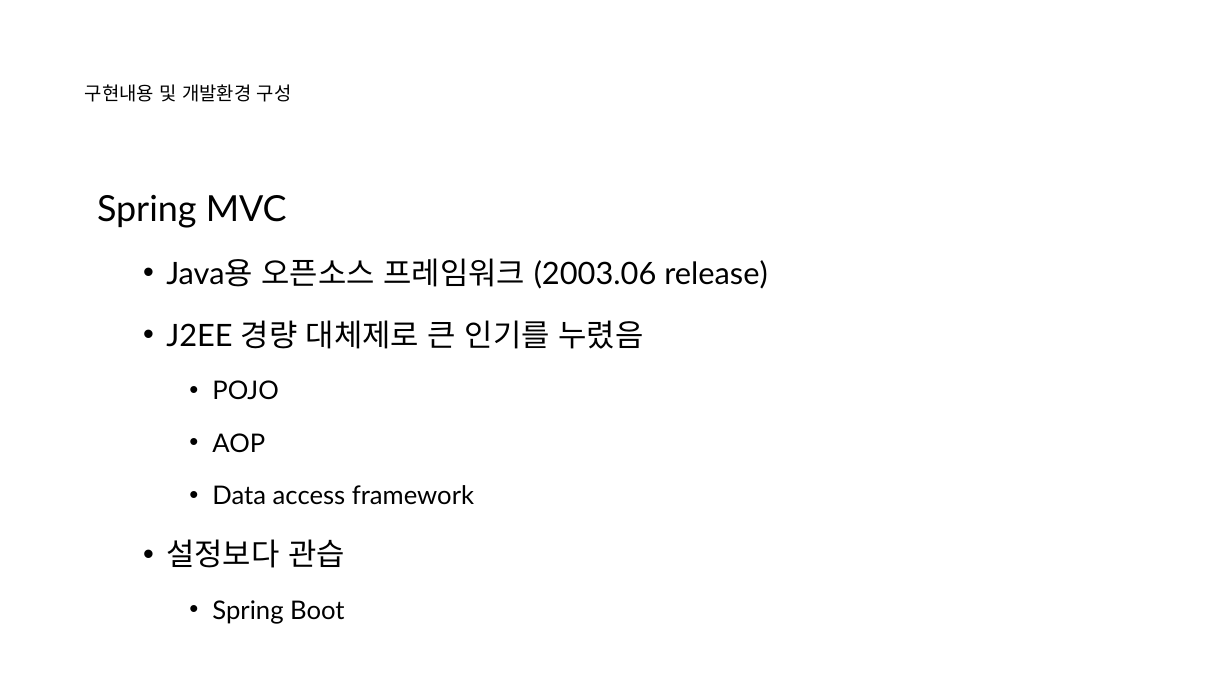
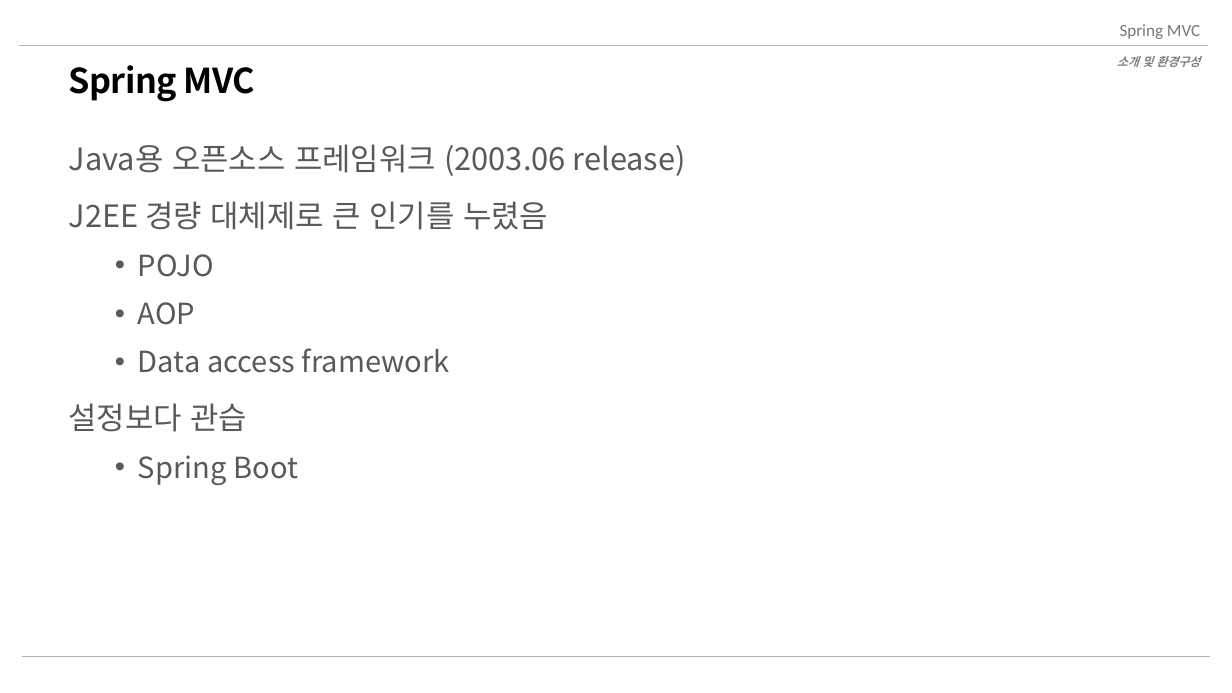
Before and after one commit to nayasis/fastcampus-webflux-coroutine, a slide deck: slide 2 of 99.ppt/Ch2. 동기 서비스 구현 (Spring MVC).pptx. Drawn at 1232x693 pixels with LibreOffice and Linux fonts; fonts in the diff are those of the drawing; background and template pictures are left out. Boxes give left, top, right and bottom in pixels: in the first picture for what was removed or moved away, otherwise in the second. Text is boxed around its words. In the diff, an @@ line names an element or a change of style, - is before the commit and + after.

```diff
--- a/99.ppt/Ch2. 동기 서비스 구현 (Spring MVC).pptx
+++ b/99.ppt/Ch2. 동기 서비스 구현 (Spring MVC).pptx
@@ text added at (1120, 24, 1200, 39), 10 pt, text #797979 @@
+Spring MVC
@@ line added from (20, 46) to (1207, 46), #B3B3B3 0.5 pt @@
@@ title "Spring MVC" at (68, 65, 255, 102): vertical alignment top to middle @@
@@ text "소개 및 환경구성": place and size @@
-text "소개 및 환경구성" at (1052, 111, 1180, 150)
+text "소개 및 환경구성" at (1117, 56, 1200, 67)
@@ text "소개 및 환경구성" at (1117, 56, 1200, 67): size 8 to 7 pt, text colour #FFFFFF to #808080, bold on, italic on; alignment left to right; list level 2 to 1 in "소개 및 환경구성"; vertical alignment top to middle @@
@@ title at (68, 65, 255, 102): text changed; size 11 to 20 pt; font Lato to Noto Sans CJK KR; bold on @@
-구현내용 및 개발환경 구성
+Spring MVC
@@ text "Java용 오픈소스 프레임워크 (2003.06 release)": place and size @@
-text "Java용 오픈소스 프레임워크 (2003.06 release)" at (97, 194, 767, 624)
+text "Java용 오픈소스 프레임워크 (2003.06 release)" at (69, 144, 686, 485)
@@ text "Java용 오픈소스 프레임워크 (2003.06 release)" at (69, 144, 686, 485): font Lato to Noto Sans CJK KR, text colour #000000 to #595959; size 15 to 17 pt in "POJO", "AOP", "Data access framework", "Spring Boot"; bullet • to none; list level 2 to 1 in "Java용 오픈소스 프레임워크 (2003.06 release)"; line spacing 1.5 to 1.2; list level 2 to 1 in "J2EE 경량 대체제로 큰 인기를 ..."; list level 3 to 2 in "POJO"; list level 3 to 2 in "AOP"; list level 3 to 2 in "Data access framework"; list level 2 to 1 in "설정보다 관습"; list level 3 to 2 in "Spring Boot" @@
@@ text at (97, 194, 287, 228): paragraph removed @@
-Spring MVC
@@ line added from (22, 657) to (1210, 657), #B3B3B3 0.5 pt @@
```
Also in this commit, not shown: 7 other slides changed, 2 other files.
